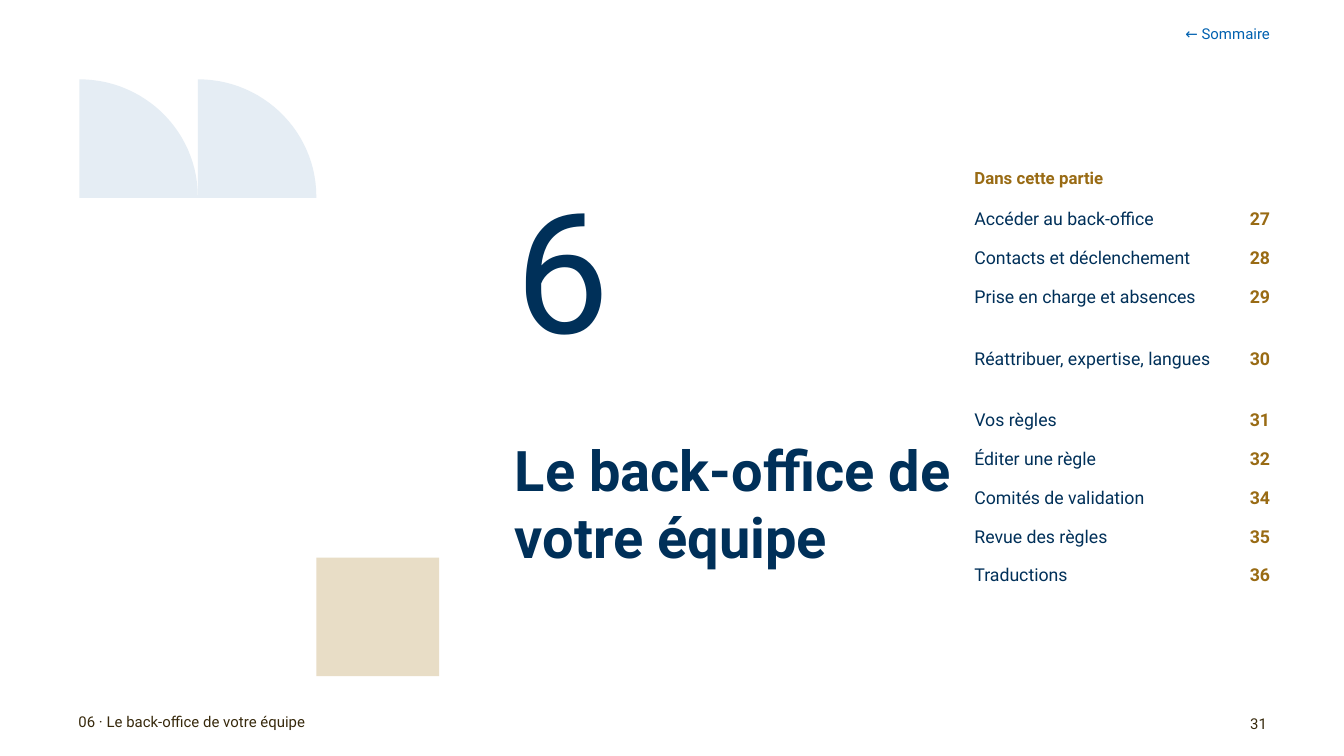
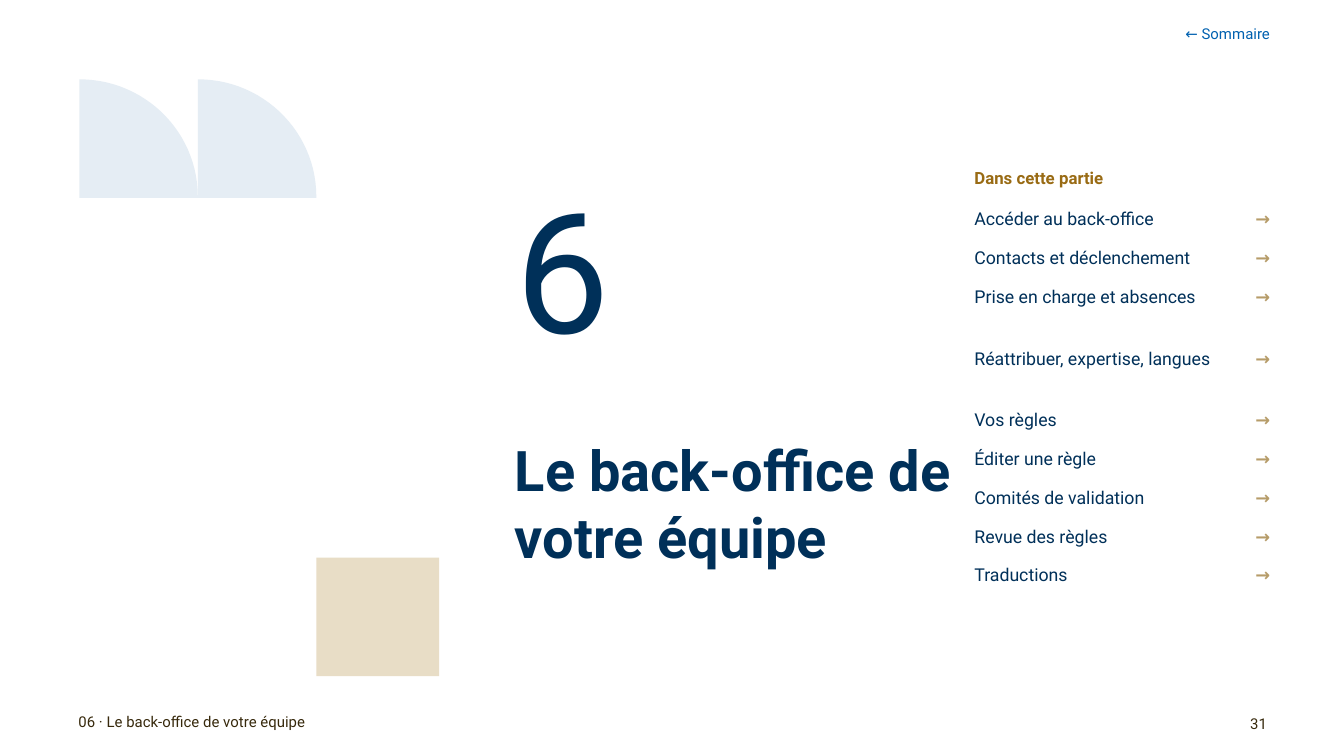
Before and after one commit to antoinelmariel-ux/ProjectNavigator, a slide deck: slide 31 of docs/Project Navigator_ Manuel SME.pptx. Drawn at 1344x756 pixels with LibreOffice and Linux fonts; fonts in the diff are those of the drawing; background and template pictures are left out. Boxes give left, top, right and bottom in pixels: in the first picture for what was removed or moved away, otherwise in the second. Text is boxed around its words. In the diff, an @@ line names an element or a change of style, - is before the commit and + after.

```diff
--- a/docs/Project Navigator_ Manuel SME.pptx
+++ b/docs/Project Navigator_ Manuel SME.pptx
@@ text at [1250,212,1270,225]: text changed; text colour #996B14 to #B69C69 @@
-27
+→
@@ text at [1250,251,1270,264]: text changed; text colour #996B14 to #B69C69 @@
-28
+→
@@ text at [1250,290,1270,303]: text changed; text colour #996B14 to #B69C69 @@
-29
+→
@@ text at [1250,352,1270,365]: text changed; text colour #996B14 to #B69C69 @@
-30
+→
@@ text at [1250,413,1270,426]: text changed; text colour #996B14 to #B69C69 @@
-31
+→
@@ text at [1250,452,1270,465]: text changed; text colour #996B14 to #B69C69 @@
-32
+→
@@ text at [1250,491,1270,504]: text changed; text colour #996B14 to #B69C69 @@
-34
+→
@@ text at [1250,530,1270,543]: text changed; text colour #996B14 to #B69C69 @@
-35
+→
@@ text at [1250,568,1270,581]: text changed; text colour #996B14 to #B69C69 @@
-36
+→
```
